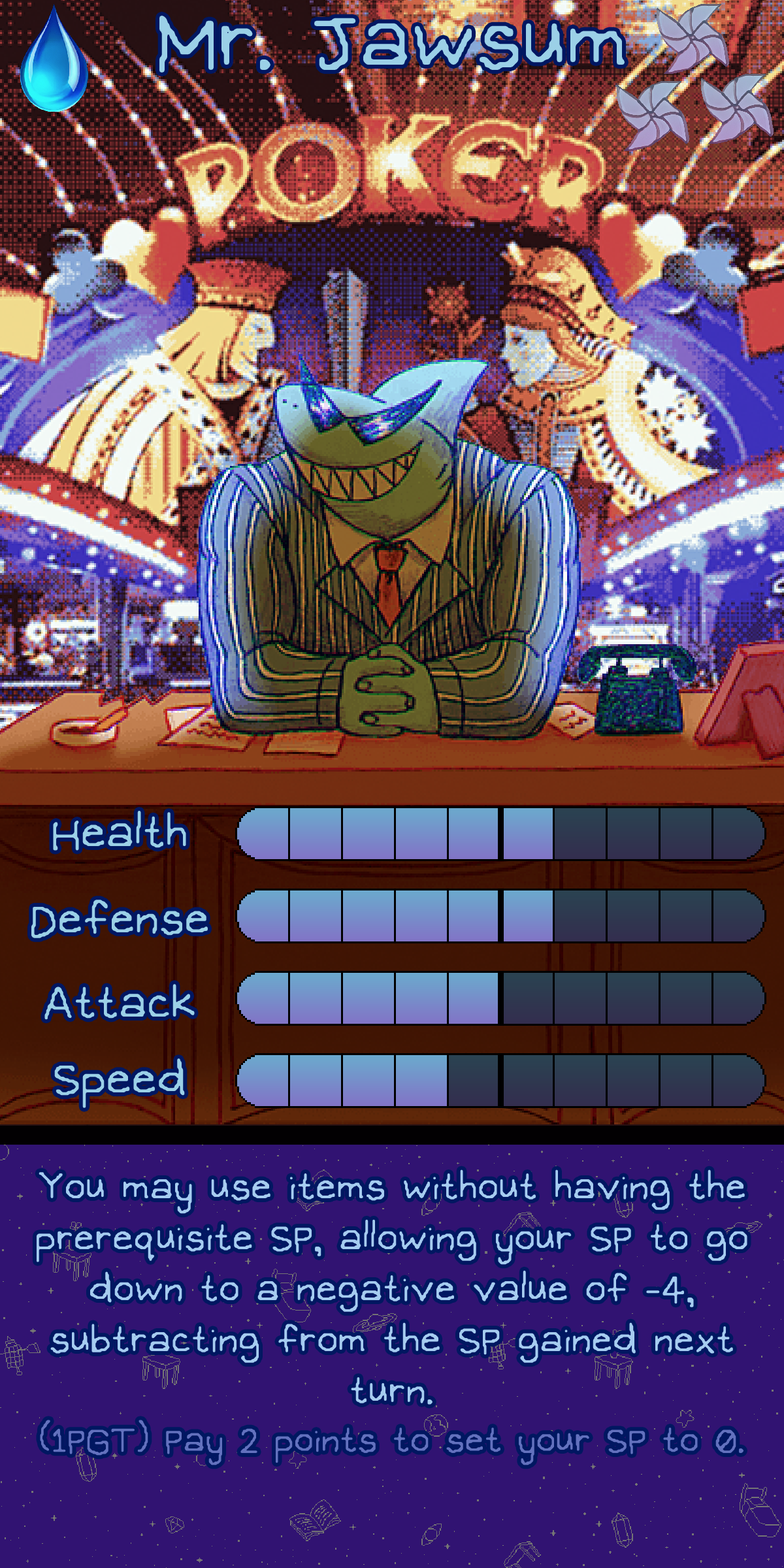
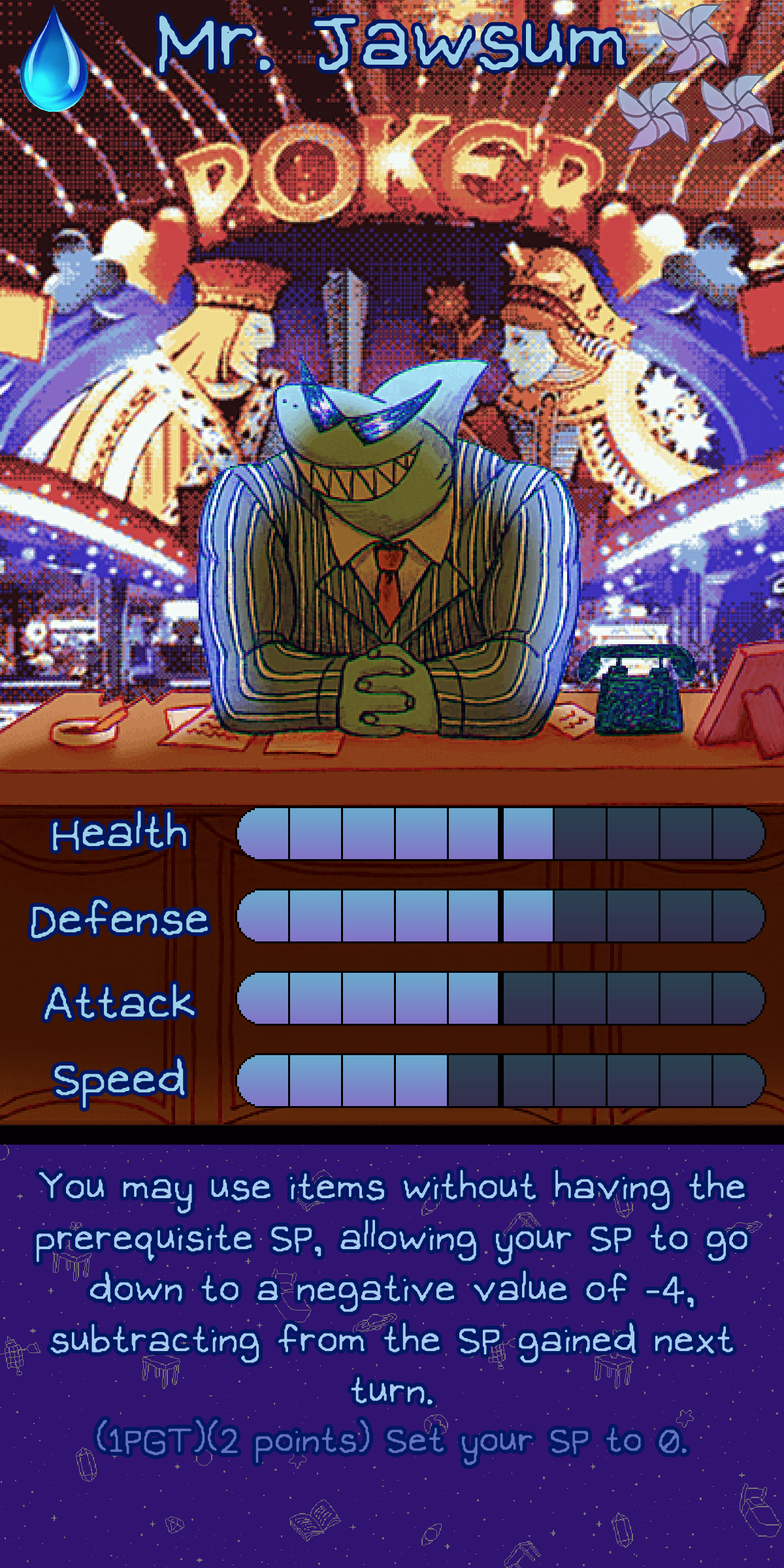
Two versions of the same layered image (784×1568). Layer-by-layer changes:
painted on "Ability" over left=39, top=1419, right=744, bottom=1466